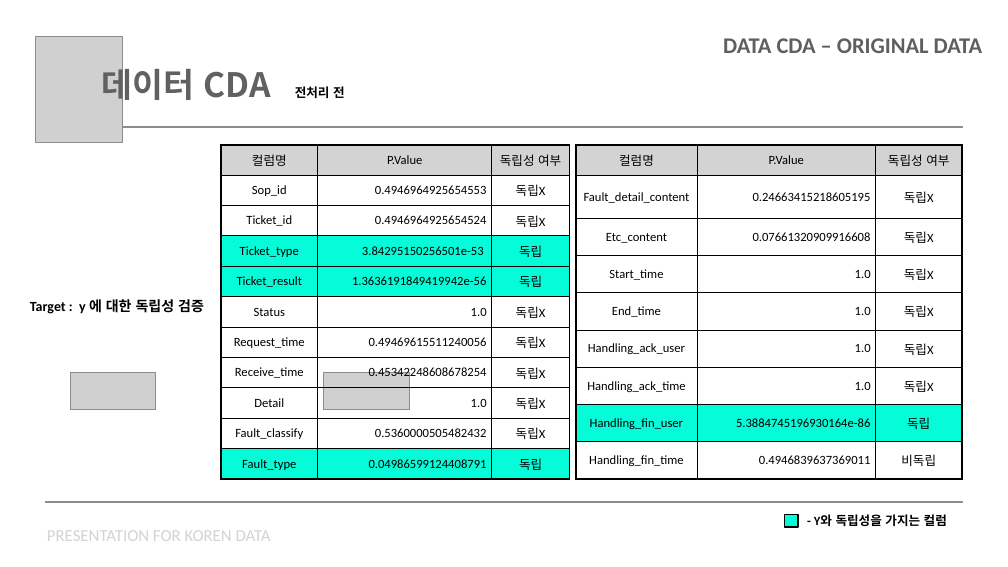
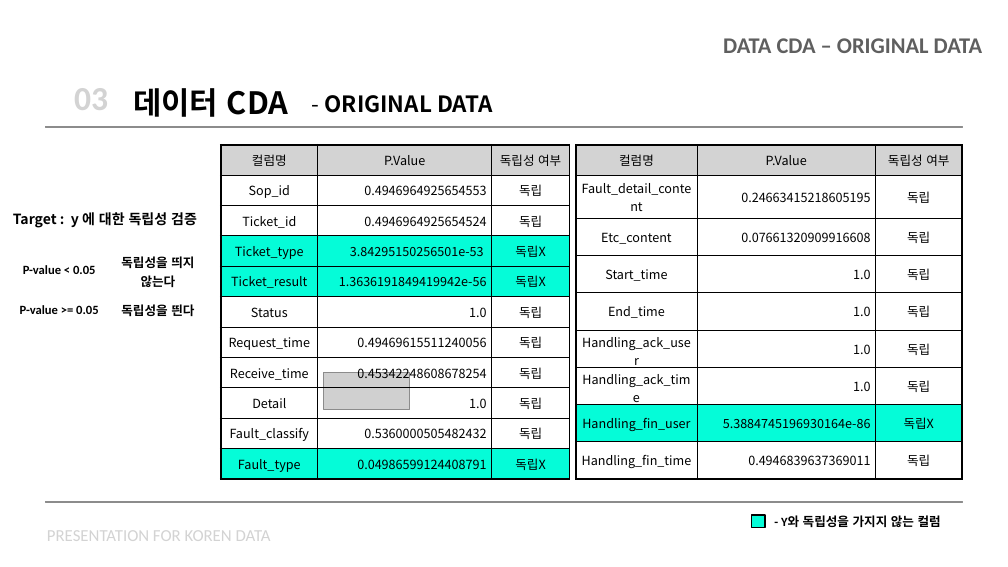
Before and after one commit to chorimgenius/zerooneai_intern, a slide deck: slide 7 of koren/koren_data_presentation.pptx. Drawn at 1008x567 pixels with LibreOffice and Linux fonts; fonts in the diff are those of the drawing; grey boxes stand for pictures. Boxes give left, top, right and bottom in pixels: in the first picture for what was removed or moved away, otherwise in the second. Text is boxed around its words. In the diff, an @@ line names an element or a change of style, - is before the commit and + after.

```diff
--- a/koren/koren_data_presentation.pptx
+++ b/koren/koren_data_presentation.pptx
@@ picture removed at (35,37,122,143) @@
@@ table added at (54,76,529,121), 1 rows, 3 columns @@
+03 | 데이터 CDA | - ORIGINAL DATA
@@ text removed at (102,62,271,106) @@
-데이터 CDA
@@ text removed at (295,86,345,98) @@
-전처리 전
@@ table at (221,145,569,479) @@
-row 2, column 3: 독립X
+row 2, column 3: 독립
-row 3, column 3: 독립X
+row 3, column 3: 독립
-row 4, column 3: 독립
+row 4, column 3: 독립X
-row 5, column 3: 독립
+row 5, column 3: 독립X
-row 6, column 3: 독립X
+row 6, column 3: 독립
-row 7, column 3: 독립X
+row 7, column 3: 독립
-row 8, column 3: 독립X
+row 8, column 3: 독립
-row 9, column 3: 독립X
+row 9, column 3: 독립
-row 10, column 3: 독립X
+row 10, column 3: 독립
-row 11, column 3: 독립
+row 11, column 3: 독립X
@@ font Calibri to Noto Sans CJK KR @@
@@ table at (576,145,962,479) @@
-row 2, column 3: 독립X
+row 2, column 3: 독립
-row 3, column 3: 독립X
+row 3, column 3: 독립
-row 4, column 3: 독립X
+row 4, column 3: 독립
-row 5, column 3: 독립X
+row 5, column 3: 독립
-row 6, column 3: 독립X
+row 6, column 3: 독립
-row 7, column 3: 독립X
+row 7, column 3: 독립
-row 8, column 3: 독립
+row 8, column 3: 독립X
-row 9, column 3: 비독립
+row 9, column 3: 독립
@@ font Calibri to Noto Sans CJK KR @@
@@ text "Target : y 에 대한 ...": place and size @@
-text "Target : y 에 대한 ..." at (30,299,204,314)
+text "Target : y 에 대한 ..." at (13,212,197,228)
@@ text "Target : y 에 대한 ..." at (13,212,197,228): font Calibri to Noto Sans CJK KR in "Target : y 에 대한 독립성" @@
@@ table added at (10,250,208,330), 2 rows, 2 columns @@
+P-value < 0.05 | 독립성을 띄지 않는다
+P-value >= 0.05 | 독립성을 띈다
@@ picture removed at (70,372,155,409) @@
@@ rectangle: place and size @@
-rectangle at (785,515,798,527)
+rectangle at (752,515,765,528)
@@ text at (781,515,941,527): text changed @@
-- Y와 독립성을 가지는 컬럼
+- Y와 독립성을 가지지 않는 컬럼
```
Also in this commit, not shown: 13 other slides changed.
